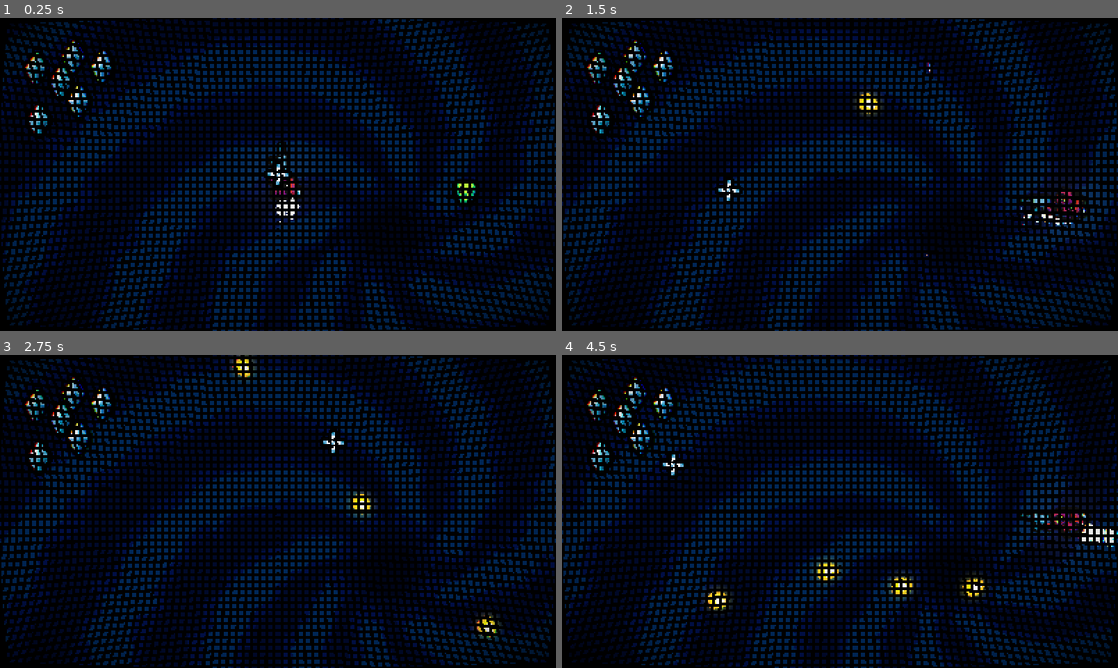
Above: before the commit, frames 1-4 (two rows, left to right).
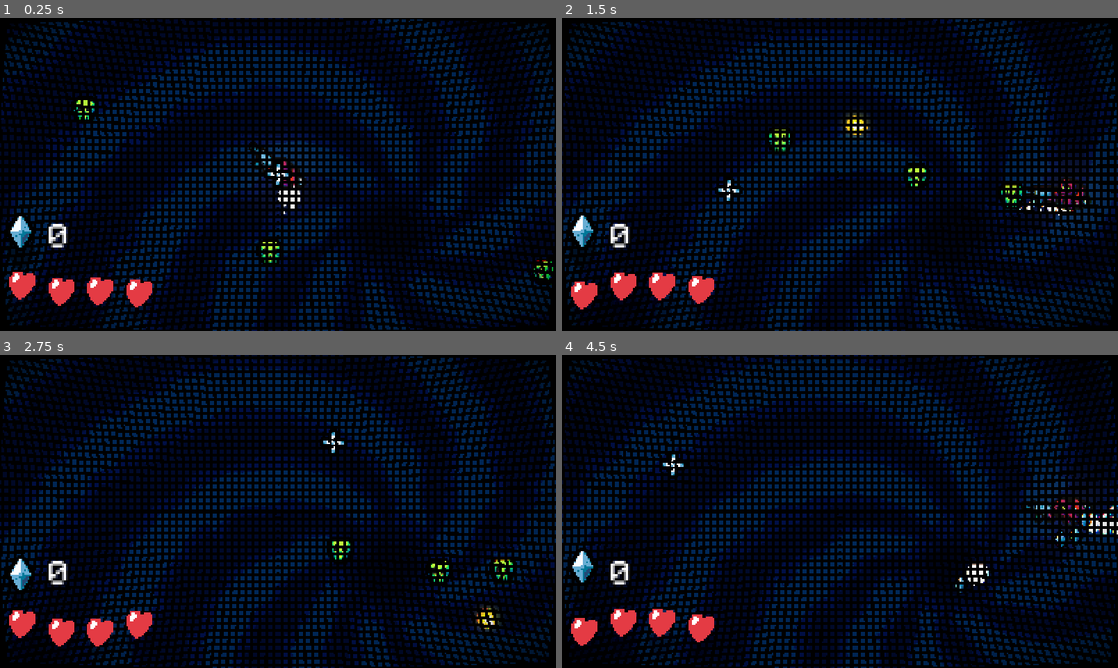
Above: after the commit, the same moments.

Repository: nemene21/gmtk-2023
Game: Godot game, scene res://scenes/main.tscn
Two runs of this game, one before a commit and one after it. Both use one fixed random seed, a clock stepped at 60 frames per second and the inputs below.
Inputs (mouse positions are in pixels of both pictures, inside the frame that each line leads up to):
- Up to frame 1 (0.25 s): no input
- Up to frame 2 (1.5 s): move the mouse to (962, 158) at 0.52 s; press the mouse at (962, 158) at 0.53 s; hold D (right) 0.53-1.28 s; move the mouse to (728, 190) at 1.27 s; release the mouse at (728, 190) at 1.28 s; hold S (down) from 1.28 s (still down); click (728, 190) at 1.35 s
- Up to frame 3 (2.75 s): move the mouse to (333, 442) at 2.02 s; release S (down) at 2.03 s; press the mouse at (333, 442) at 2.03 s; hold D (right) from 2.03 s (still down)
- Up to frame 4 (4.5 s): move the mouse to (812, 574) at 2.77 s; release D (right) at 2.78 s; release the mouse at (812, 574) at 2.78 s; hold W (up) 2.78-3.53 s; click (812, 574) at 2.85 s; move the mouse to (1006, 558) at 3.52 s; press the mouse at (1006, 558) at 3.53 s; hold A (left) from 3.53 s (still down); move the mouse to (673, 464) at 4.27 s; release the mouse at (673, 464) at 4.28 s; click (673, 464) at 4.35 s

The runs differ from the first frame. In frame 1, 3.5% of the frame differs, in the area x 1-100%, y 6-96%; in frame 2, 3.8%; in frame 3, 3.4%; in frame 4, 3.9%, in the area x 1-100%, y 6-93%.

Commit message:
wave systems

Diff:
--- a/project.godot
+++ b/project.godot
@@ -33,6 +33,10 @@
 [editor_plugins]
 
 enabled=PackedStringArray("res://addons/framework/plugin.cfg")
+
+[gui]
+
+theme/custom_font="res://addons/framework/font.ttf"
 
 [input]
 
--- a/scenes/enemies/skeleton/skeleton_enemy.gd
+++ b/scenes/enemies/skeleton/skeleton_enemy.gd
@@ -8,6 +8,8 @@
 var vel := Vector2.ZERO
 var knockback := Vector2.ZERO
 var hp := 3
+
+signal die
 
 func _process(delta):
 	var best_movement : Vector2 = (
@@ -28,18 +30,22 @@
 	if hp <= 0:
 		queue_free()
 
+		emit_signal("die")
+
 		var body = VfxManager.play_vfx("enemy_body", global_position)
 		body.knockback = knockback
 		remove_child(sprite)
 		body.add_child(sprite)
 		flasher.flash(1)
 
+		get_parent().spawn_money(randi_range(2, 3), global_position)
+
 	else:
 		flasher.flash()
-
 
 func hit_player():
 	VfxManager.play_vfx("explosion", global_position)
 	VfxManager.play_vfx("real_shockwave", global_position, 0, Vector2(4, 4))
+	emit_signal("die")
 	Global.player.camera.shake(12, 10, 0.3)
 	queue_free()
--- a/scenes/main.gd
+++ b/scenes/main.gd
@@ -2,5 +2,52 @@
 
 @onready var camera := $camera
 
+const money_scene := preload("res://scenes/money/money.tscn")
+
+var wave := 1
+var enemies := [
+	preload("res://scenes/enemies/skeleton/skeleton_enemy.tscn")
+]
+var enemy_points := [
+	100
+]
+
+var enemy_count := 0
+
 func _ready():
 	VfxManager.set_target(self)
+	new_wave()
+
+func spawn_money(amount : int, money_position : Vector2) -> void:
+	for i in amount:
+		var money := money_scene.instantiate()
+		money.global_position = money_position
+		add_child(money)
+
+func new_wave():
+	var points := 200 * wave + 100
+	while points > 0:
+		var index : int = randi_range(0, len(enemies) - 1)
+		var enemy_scene : PackedScene = enemies[index]
+		var cost : int = enemy_points[index]
+
+		if points - cost >= 0:
+			var enemy = enemy_scene.instantiate()
+			enemy.global_position = Vector2(
+				randf_range(0, 960),
+				randf_range(0, 540)
+			)
+
+			enemy.connect("die", enemy_died)
+			enemy_count += 1
+
+			call_deferred("add_child", enemy)
+
+			points -= cost
+
+	wave += 1
+
+func enemy_died():
+	enemy_count -= 1
+	if enemy_count == 0:
+		new_wave()
--- a/scenes/main.tscn
+++ b/scenes/main.tscn
@@ -1,12 +1,12 @@
-[gd_scene load_steps=11 format=3 uid="uid://diq541e3clnxd"]
+[gd_scene load_steps=11 format=3 uid="uid://cqorgqbf84ipi"]
 
 [ext_resource type="PackedScene" uid="uid://bf8e26542y7vu" path="res://scenes/player/player.tscn" id="1_3v7hw"]
 [ext_resource type="Script" path="res://scenes/main.gd" id="1_sin0s"]
 [ext_resource type="Shader" path="res://scenes/background.gdshader" id="2_4dqtd"]
 [ext_resource type="PackedScene" uid="uid://kf8f2ip2bw4y" path="res://addons/framework/op_nodes/shakeable_camera_2d.tscn" id="2_tvnqt"]
-[ext_resource type="PackedScene" uid="uid://waghafltld3i" path="res://scenes/player/cursor.tscn" id="3_31t07"]
-[ext_resource type="PackedScene" uid="uid://b5qyl46cc4v7y" path="res://scenes/enemies/skeleton/skeleton_enemy.tscn" id="6_2q7r7"]
-[ext_resource type="PackedScene" uid="uid://dhgo1rjr4bfd" path="res://scenes/money/money.tscn" id="7_xeqau"]
+[ext_resource type="PackedScene" uid="uid://b2n52uwkxj2f" path="res://scenes/player/ui/cursor.tscn" id="3_31t07"]
+[ext_resource type="PackedScene" uid="uid://l3hlemagoo6y" path="res://scenes/player/ui/ui_heart.tscn" id="5_7vn35"]
+[ext_resource type="PackedScene" uid="uid://dtwuvcg7mhsq5" path="res://scenes/player/ui/ui_money.tscn" id="5_puuvu"]
 
 [sub_resource type="FastNoiseLite" id="FastNoiseLite_11nwr"]
 frequency = 0.03
@@ -32,11 +32,11 @@
 [node name="Main" type="Node2D"]
 script = ExtResource("1_sin0s")
 
+[node name="Player" parent="." instance=ExtResource("1_3v7hw")]
+position = Vector2(486, 270)
+
 [node name="camera" parent="." instance=ExtResource("2_tvnqt")]
 position = Vector2(480, 270)
-
-[node name="Player" parent="." instance=ExtResource("1_3v7hw")]
-position = Vector2(482, 288)
 
 [node name="bg_layer" type="CanvasLayer" parent="."]
 layer = -1
@@ -52,34 +52,27 @@
 [node name="ui" type="CanvasLayer" parent="."]
 layer = 2
 
+[node name="ui_money" parent="ui" instance=ExtResource("5_puuvu")]
+position = Vector2(36, 401)
+
+[node name="hp_ui" type="Node2D" parent="ui"]
+
+[node name="ui_heart" parent="ui/hp_ui" instance=ExtResource("5_7vn35")]
+position = Vector2(40, 500)
+
+[node name="ui_heart2" parent="ui/hp_ui" instance=ExtResource("5_7vn35")]
+position = Vector2(108, 500)
+
+[node name="ui_heart3" parent="ui/hp_ui" instance=ExtResource("5_7vn35")]
+position = Vector2(174, 500)
+
+[node name="ui_heart4" parent="ui/hp_ui" instance=ExtResource("5_7vn35")]
+position = Vector2(242, 500)
+
 [node name="cursor" parent="ui" instance=ExtResource("3_31t07")]
 
-[node name="skeleton_enemy" parent="." instance=ExtResource("6_2q7r7")]
-position = Vector2(816, 300)
+[node name="fps_counter" type="Label" parent="ui"]
+offset_right = 40.0
+offset_bottom = 22.0
 
-[node name="skeleton_enemy2" parent="." instance=ExtResource("6_2q7r7")]
-position = Vector2(1407, -192)
-
-[node name="skeleton_enemy3" parent="." instance=ExtResource("6_2q7r7")]
-position = Vector2(-379, -699)
-
-[node name="money" parent="." instance=ExtResource("7_xeqau")]
-position = Vector2(55, 80)
-
-[node name="money2" parent="." instance=ExtResource("7_xeqau")]
-position = Vector2(119, 61)
-
-[node name="money3" parent="." instance=ExtResource("7_xeqau")]
-position = Vector2(100, 105)
-
-[node name="money4" parent="." instance=ExtResource("7_xeqau")]
-position = Vector2(171, 79)
-
-[node name="money5" parent="." instance=ExtResource("7_xeqau")]
-position = Vector2(132, 140)
-
-[node name="money6" parent="." instance=ExtResource("7_xeqau")]
-position = Vector2(64, 172)
-
-[node name="money7" parent="." instance=ExtResource("7_xeqau")]
-position = Vector2(64, 172)
+[connection signal="gain_money" from="Player" to="ui/ui_money" method="_on_player_gain_money"]
--- a/scenes/money/money.gd
+++ b/scenes/money/money.gd
@@ -1,17 +1,20 @@
 extends Node2D
 
 var tagged := false
-var vel := Vector2.ZERO
+@onready var vel := Vector2(randf_range(-200, 200), randf_range(-100, 100))
 
 func _process(delta):
 	if global_position.distance_to(Global.player.global_position) < 128 and !tagged:
 		tagged = true
 
 	if global_position.distance_to(Global.player.global_position) < 32:
-		Global.player.money += 1
+		Global.player.money += 10
+		Global.player.emit_signal("gain_money", Global.player.money)
 		queue_free()
 
 	if tagged:
-		vel = lerp(vel, global_position.direction_to(Global.player.global_position) * 600, delta * 4)
+		vel = lerp(vel, global_position.direction_to(Global.player.global_position) * 800, delta * 6)
+	else:
+		vel = lerp(vel, Vector2.ZERO, delta * 2)
 
 	global_position += vel * delta
--- a/scenes/money/money.tscn
+++ b/scenes/money/money.tscn
@@ -7,5 +7,5 @@
 script = ExtResource("1_p0xhq")
 
 [node name="sprite" type="Sprite2D" parent="."]
-scale = Vector2(3, 3)
+scale = Vector2(1.5, 1.5)
 texture = ExtResource("1_gf5ki")
--- a/scenes/player/player.gd
+++ b/scenes/player/player.gd
@@ -12,6 +12,8 @@
 const player_data : PlayerData = preload("res://scenes/player/data.tres")
 
 var money = 0
+signal gain_money
+signal player_hit
 
 func _ready() -> void:
 	player_data.add_item("Patient Demise")
--- a/scenes/player/player.tscn
+++ b/scenes/player/player.tscn
@@ -139,6 +139,45 @@
 shader = ExtResource("2_551xo")
 shader_parameter/flash = 0.0
 
+[sub_resource type="Animation" id="Animation_823a0"]
+length = 0.001
+tracks/0/type = "value"
+tracks/0/imported = false
+tracks/0/enabled = true
+tracks/0/path = NodePath("ak:scale")
+tracks/0/interp = 1
+tracks/0/loop_wrap = true
+tracks/0/keys = {
+"times": PackedFloat32Array(0),
+"transitions": PackedFloat32Array(1),
+"update": 0,
+"values": [Vector2(1, 1)]
+}
+tracks/1/type = "value"
+tracks/1/imported = false
+tracks/1/enabled = true
+tracks/1/path = NodePath("ak:rotation")
+tracks/1/interp = 1
+tracks/1/loop_wrap = true
+tracks/1/keys = {
+"times": PackedFloat32Array(0),
+"transitions": PackedFloat32Array(1),
+"update": 0,
+"values": [0.0]
+}
+tracks/2/type = "value"
+tracks/2/imported = false
+tracks/2/enabled = true
+tracks/2/path = NodePath("ak:position")
+tracks/2/interp = 1
+tracks/2/loop_wrap = true
+tracks/2/keys = {
+"times": PackedFloat32Array(0),
+"transitions": PackedFloat32Array(1),
+"update": 0,
+"values": [Vector2(15, 1.19209e-07)]
+}
+
 [sub_resource type="Animation" id="Animation_46fh7"]
 resource_name = "shoot"
 length = 0.2
@@ -179,45 +218,6 @@
 "values": [Vector2(11, 1.19209e-07), Vector2(15, 1.19209e-07)]
 }
 
-[sub_resource type="Animation" id="Animation_823a0"]
-length = 0.001
-tracks/0/type = "value"
-tracks/0/imported = false
-tracks/0/enabled = true
-tracks/0/path = NodePath("ak:scale")
-tracks/0/interp = 1
-tracks/0/loop_wrap = true
-tracks/0/keys = {
-"times": PackedFloat32Array(0),
-"transitions": PackedFloat32Array(1),
-"update": 0,
-"values": [Vector2(1, 1)]
-}
-tracks/1/type = "value"
-tracks/1/imported = false
-tracks/1/enabled = true
-tracks/1/path = NodePath("ak:rotation")
-tracks/1/interp = 1
-tracks/1/loop_wrap = true
-tracks/1/keys = {
-"times": PackedFloat32Array(0),
-"transitions": PackedFloat32Array(1),
-"update": 0,
-"values": [0.0]
-}
-tracks/2/type = "value"
-tracks/2/imported = false
-tracks/2/enabled = true
-tracks/2/path = NodePath("ak:position")
-tracks/2/interp = 1
-tracks/2/loop_wrap = true
-tracks/2/keys = {
-"times": PackedFloat32Array(0),
-"transitions": PackedFloat32Array(1),
-"update": 0,
-"values": [Vector2(15, 1.19209e-07)]
-}
-
 [sub_resource type="AnimationLibrary" id="AnimationLibrary_25fki"]
 _data = {
 "RESET": SubResource("Animation_823a0"),
--- a/scenes/player/projectile/player_bullet.gd
+++ b/scenes/player/projectile/player_bullet.gd
@@ -14,5 +14,4 @@
 
 func _on_hitbox_hit_something():
 	queue_free()
-	VfxManager.play_vfx("real_shockwave", global_position, 0, Vector2(0.66, 0.66))
 	VfxManager.play_vfx("enemy_hit", global_position, PI + velocity.angle())
--- a/scenes/player/cursor.tscn
+++ b/scenes/player/ui/cursor.tscn
@@ -1,35 +1,7 @@
-[gd_scene load_steps=6 format=3 uid="uid://waghafltld3i"]
+[gd_scene load_steps=6 format=3 uid="uid://b2n52uwkxj2f"]
 
-[ext_resource type="Texture2D" uid="uid://du31w73m17yqq" path="res://scenes/player/cursor.png" id="1_tvfb7"]
-[ext_resource type="Script" path="res://scenes/player/cursor.gd" id="2_6s1ha"]
-
-[sub_resource type="Animation" id="Animation_8owr2"]
-resource_name = "spin"
-length = 0.2
-tracks/0/type = "value"
-tracks/0/imported = false
-tracks/0/enabled = true
-tracks/0/path = NodePath(".:rotation")
-tracks/0/interp = 1
-tracks/0/loop_wrap = true
-tracks/0/keys = {
-"times": PackedFloat32Array(0, 0.2),
-"transitions": PackedFloat32Array(-2, -2),
-"update": 0,
-"values": [0.0, 1.5708]
-}
-tracks/1/type = "value"
-tracks/1/imported = false
-tracks/1/enabled = true
-tracks/1/path = NodePath(".:scale")
-tracks/1/interp = 1
-tracks/1/loop_wrap = true
-tracks/1/keys = {
-"times": PackedFloat32Array(0, 0.2),
-"transitions": PackedFloat32Array(-2, -2),
-"update": 0,
-"values": [Vector2(4, 4), Vector2(3, 3)]
-}
+[ext_resource type="Texture2D" uid="uid://du31w73m17yqq" path="res://scenes/player/ui/cursor.png" id="1_3pvuv"]
+[ext_resource type="Script" path="res://scenes/player/ui/cursor.gd" id="2_4qocx"]
 
 [sub_resource type="Animation" id="Animation_0mp24"]
 length = 0.001
@@ -58,6 +30,34 @@
 "values": [Vector2(3, 3)]
 }
 
+[sub_resource type="Animation" id="Animation_8owr2"]
+resource_name = "spin"
+length = 0.2
+tracks/0/type = "value"
+tracks/0/imported = false
+tracks/0/enabled = true
+tracks/0/path = NodePath(".:rotation")
+tracks/0/interp = 1
+tracks/0/loop_wrap = true
+tracks/0/keys = {
+"times": PackedFloat32Array(0, 0.2),
+"transitions": PackedFloat32Array(-2, -2),
+"update": 0,
+"values": [0.0, 1.5708]
+}
+tracks/1/type = "value"
+tracks/1/imported = false
+tracks/1/enabled = true
+tracks/1/path = NodePath(".:scale")
+tracks/1/interp = 1
+tracks/1/loop_wrap = true
+tracks/1/keys = {
+"times": PackedFloat32Array(0, 0.2),
+"transitions": PackedFloat32Array(-2, -2),
+"update": 0,
+"values": [Vector2(5, 5), Vector2(3, 3)]
+}
+
 [sub_resource type="AnimationLibrary" id="AnimationLibrary_vhebq"]
 _data = {
 "RESET": SubResource("Animation_0mp24"),
@@ -67,9 +67,9 @@
 [node name="cursor" type="Sprite2D"]
 rotation = 1.5708
 scale = Vector2(3, 3)
-texture = ExtResource("1_tvfb7")
+texture = ExtResource("1_3pvuv")
 hframes = 2
-script = ExtResource("2_6s1ha")
+script = ExtResource("2_4qocx")
 
 [node name="AnimationPlayer" type="AnimationPlayer" parent="."]
 libraries = {
--- /dev/null
+++ b/scenes/player/ui/ui_heart.gd
@@ -0,0 +1,10 @@
+extends Node2D
+
+@onready var sprite := $heart
+@onready var shadow := $shadow
+
+# Called every frame. 'delta' is the elapsed time since the previous frame.
+func _process(delta):
+	var sine := sin(Global.time * 2 + global_position.x * 2)
+
+	sprite.position.y = sine * 3 - 10
--- /dev/null
+++ b/scenes/player/ui/ui_heart.tscn
@@ -0,0 +1,16 @@
+[gd_scene load_steps=3 format=3 uid="uid://l3hlemagoo6y"]
+
+[ext_resource type="Script" path="res://scenes/player/ui/ui_heart.gd" id="1_c80k7"]
+[ext_resource type="Texture2D" uid="uid://27n2vp5nbagj" path="res://scenes/player/ui/ui_heart.png" id="2_sxn0y"]
+
+[node name="ui_heart" type="Node2D"]
+scale = Vector2(3, 3)
+script = ExtResource("1_c80k7")
+
+[node name="shadow" type="Sprite2D" parent="."]
+modulate = Color(0, 0, 0.180392, 0.380392)
+texture = ExtResource("2_sxn0y")
+
+[node name="heart" type="Sprite2D" parent="."]
+position = Vector2(0, -10)
+texture = ExtResource("2_sxn0y")
--- /dev/null
+++ b/scenes/player/ui/ui_money.gd
@@ -0,0 +1,23 @@
+extends Node2D
+
+@onready var sprite := $money
+@onready var shadow := $shadow
+@onready var label := $Label
+
+var money_displayed : float = 0
+var money_lerp_to : float = 0
+
+func _process(delta):
+	var sine := sin(Global.time * 2 + global_position.x * 2)
+
+	sprite.position.y = sine * 3 - 10
+
+	money_displayed = lerp(money_displayed, money_lerp_to, delta * 3)
+	label.text = str(ceil(money_displayed))
+
+	label.position.y = lerp(label.position.y, -20.0, delta * 6)
+
+
+func _on_player_gain_money(money : int):
+	money_lerp_to = money
+	label.position.y = -26
--- /dev/null
+++ b/scenes/player/ui/ui_money.tscn
@@ -0,0 +1,29 @@
+[gd_scene load_steps=3 format=3 uid="uid://dtwuvcg7mhsq5"]
+
+[ext_resource type="Script" path="res://scenes/player/ui/ui_money.gd" id="1_lwsax"]
+[ext_resource type="Texture2D" uid="uid://rw5flsw6u2eo" path="res://scenes/money/currency.png" id="1_trc7o"]
+
+[node name="ui_money" type="Node2D"]
+scale = Vector2(3, 3)
+script = ExtResource("1_lwsax")
+
+[node name="shadow" type="Sprite2D" parent="."]
+modulate = Color(0, 0, 0, 0.501961)
+texture = ExtResource("1_trc7o")
+
+[node name="money" type="Sprite2D" parent="."]
+position = Vector2(0, -10)
+texture = ExtResource("1_trc7o")
+
+[node name="Label" type="Label" parent="."]
+offset_left = 16.0
+offset_top = -20.0
+offset_right = 73.0
+offset_bottom = 11.0
+theme_override_colors/font_shadow_color = Color(0, 0, 0, 0.501961)
+theme_override_constants/shadow_offset_x = 0
+theme_override_constants/shadow_offset_y = 3
+theme_override_constants/shadow_outline_size = 0
+theme_override_constants/line_spacing = 0
+text = "0
+"
--- a/scenes/vfx/explosion.tscn
+++ b/scenes/vfx/explosion.tscn
@@ -5,8 +5,8 @@
 
 [sub_resource type="Gradient" id="Gradient_hcspt"]
 interpolation_mode = 1
-offsets = PackedFloat32Array(0, 0.340741, 0.688889)
-colors = PackedColorArray(1, 0.7, 0, 1, 0.552956, 0.552956, 0.552956, 1, 0.368627, 0.368627, 0.368627, 0.501961)
+offsets = PackedFloat32Array(0, 0.362963, 0.666667)
+colors = PackedColorArray(1, 0.819608, 0, 1, 1, 0.517647, 0.14902, 1, 0.412153, 0.412152, 0.412152, 1)
 
 [sub_resource type="GradientTexture1D" id="GradientTexture1D_t4r7u"]
 gradient = SubResource("Gradient_hcspt")
@@ -55,6 +55,7 @@
 scale_curve = SubResource("CurveTexture_ln41a")
 
 [node name="explode" type="GPUParticles2D"]
+emitting = false
 amount = 16
 process_material = SubResource("ParticleProcessMaterial_u6kk1")
 texture = ExtResource("1_ylaow")
--- /dev/null
+++ b/scenes/vfx/text_particle.gd
@@ -0,0 +1,3 @@
+extends Node2D
+
+@onready var label := $label
--- /dev/null
+++ b/scenes/vfx/text_particle.tscn
@@ -0,0 +1,22 @@
+[gd_scene load_steps=2 format=3 uid="uid://bn3llvgwyte48"]
+
+[ext_resource type="Script" path="res://scenes/vfx/text_particle.gd" id="1_h6wrf"]
+
+[node name="text_particle" type="Node2D"]
+script = ExtResource("1_h6wrf")
+
+[node name="label" type="Label" parent="."]
+offset_left = -155.0
+offset_top = -24.0
+offset_right = 155.0
+offset_bottom = 31.0
+theme_override_colors/font_shadow_color = Color(0, 0, 0, 1)
+theme_override_colors/font_outline_color = Color(0, 0, 0, 1)
+theme_override_constants/shadow_offset_x = 0
+theme_override_constants/shadow_offset_y = 3
+theme_override_constants/outline_size = 8
+theme_override_constants/shadow_outline_size = 1
+theme_override_constants/line_spacing = 0
+text = "test"
+horizontal_alignment = 1
+vertical_alignment = 1
Binary file added: addons/framework/font.ttf
Not shown, added: addons/framework/font.ttf.import
Renamed: scenes/player/cursor.png -> scenes/player/ui/cursor.png
Not shown, added: scenes/player/ui/cursor.png.import
Binary file added: scenes/player/ui/ui_heart.png
Not shown, changed: scenes/player/ui/ui_heart.png.import
